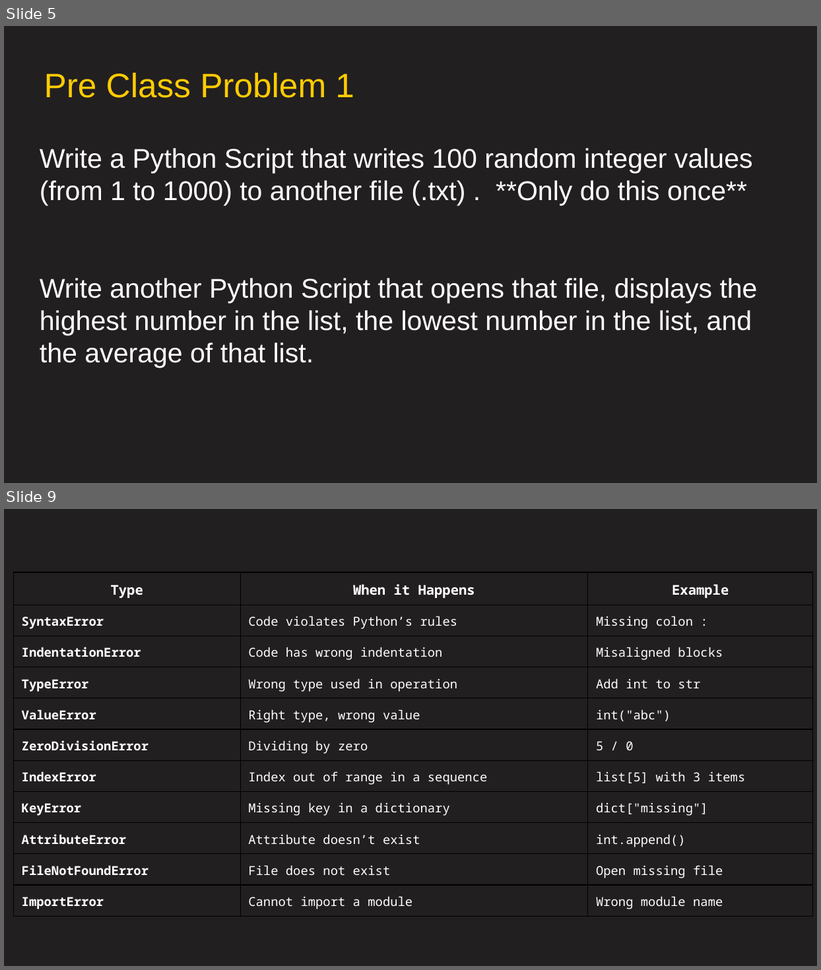
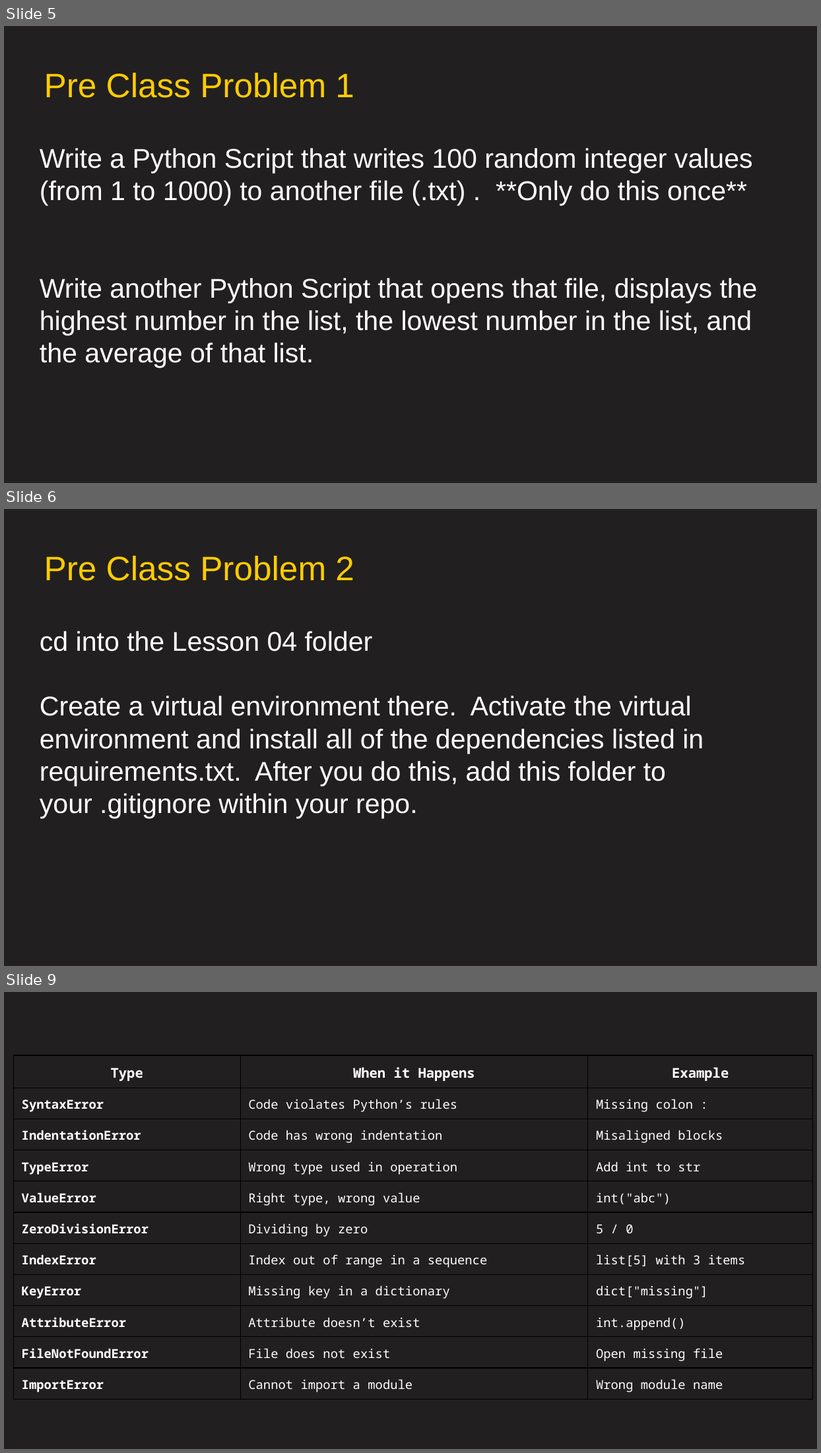
Before and after one commit to AFC-AI2C/summer-course, a slide deck: Python/Lesson 06 - Error Handling/Lesson 06 - Error Handling.pptx. Shown one above the other, each under a label of ours: slides 5 and 9 before the commit, slides 5, 6 and 9 after it; the slides between them are not shown. The pictures are 821x970 and 821x1453 pixels, drawn with LibreOffice and Linux fonts; fonts in the diff are those of the drawing; background and template pictures are left out. Boxes give left, top, right and bottom in pixels: in the first picture for what was removed or moved away, otherwise in the second. Text is boxed around its words. In the diff, an @@ line names an element or a change of style, - is before the commit and + after.

Commit message:
Lesson 5 Final

```diff
--- a/Python/Lesson 06 - Error Handling/Lesson 06 - Error Handling.pptx
+++ b/Python/Lesson 06 - Error Handling/Lesson 06 - Error Handling.pptx
@@ slide 6 added at (4, 509, 817, 966), background #221F20 @@
@@ title added at (44, 555, 354, 581), 30 pt, text #FFCC01 @@
+Pre Class Problem 2
@@ text added at (40, 631, 704, 819), 24 pt, text #FFFFFF @@
+cd into the Lesson 04 folder
+Create a virtual environment there. Activate the virtual environment and install all of the dependencies listed in requirements.txt. After you do this, add this folder to your .gitignore within your repo.
```
Also in this commit, not shown: 1 slide changed, 2 slides removed.
